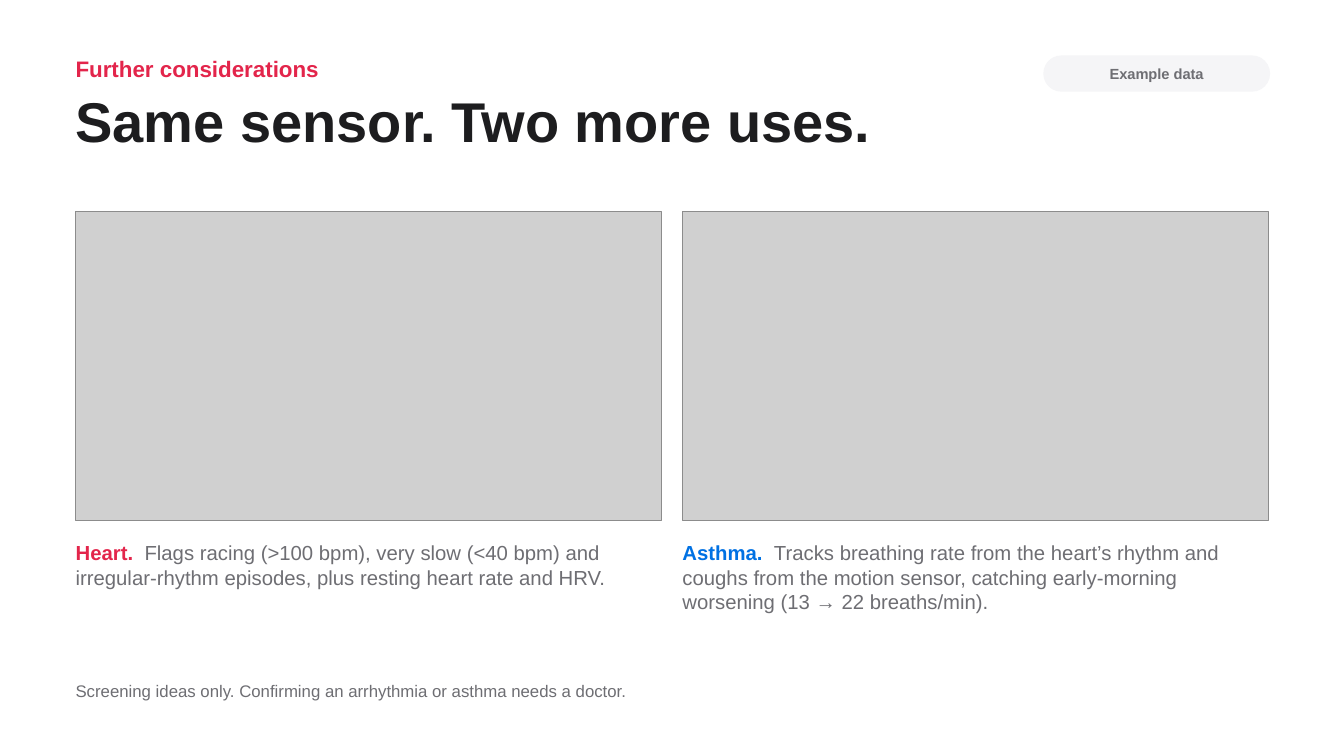
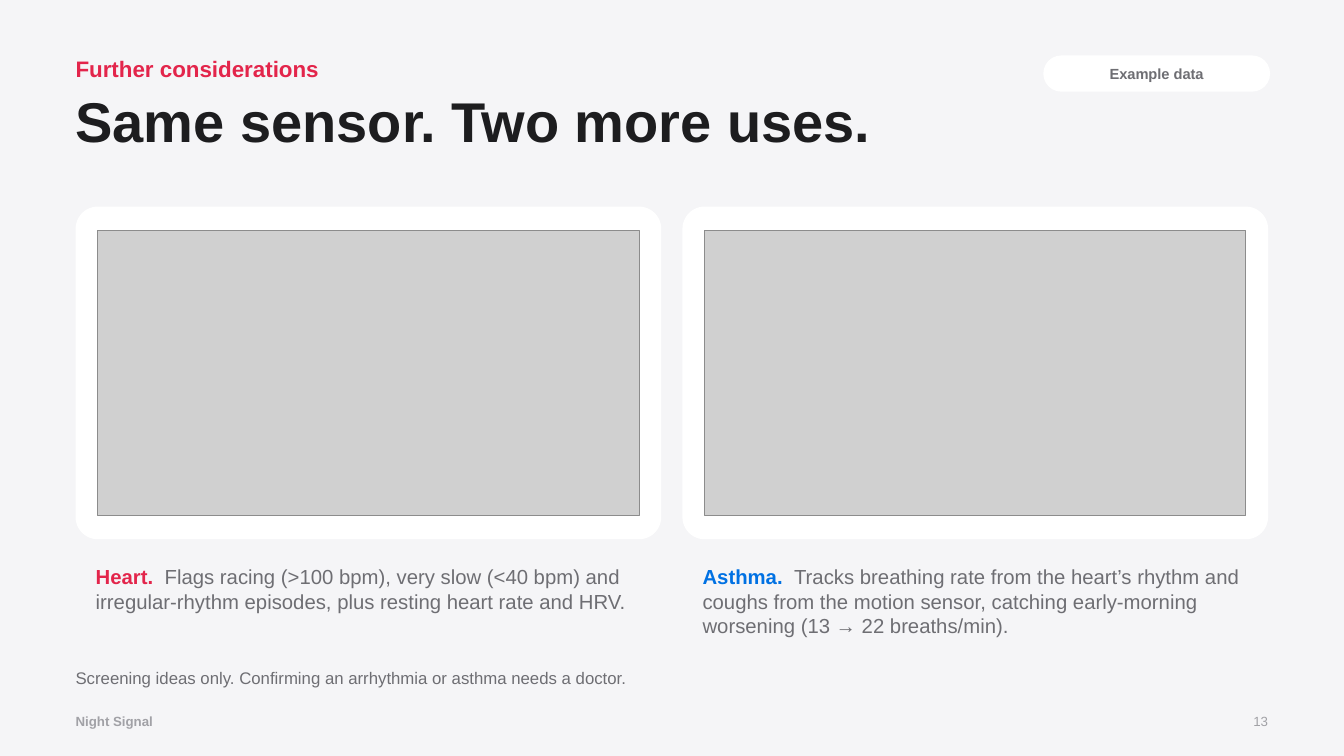
Before and after one commit to gabrielamamanestudent-wq/teetomivV2, a slide deck: slide 13 of science-fair/night-signal/Night_Signal_Presentation.pptx. Drawn at 1344x756 pixels with LibreOffice and Linux fonts; fonts in the diff are those of the drawing; grey boxes stand for pictures. Boxes give left, top, right and bottom in pixels: in the first picture for what was removed or moved away, otherwise in the second. Text is boxed around its words. In the diff, an @@ line names an element or a change of style, - is before the commit and + after.

```diff
--- a/science-fair/night-signal/Night_Signal_Presentation.pptx
+++ b/science-fair/night-signal/Night_Signal_Presentation.pptx
@@ background #FFFFFF to #F5F5F7 @@
@@ rounded rectangle added at (x1=76, y1=207, x2=661, y2=539), fill #FFFFFF @@
@@ rounded rectangle added at (x1=683, y1=207, x2=1268, y2=539), fill #FFFFFF @@
@@ picture resized from (x1=76, y1=212, x2=661, y2=520) to (x1=98, y1=230, x2=639, y2=515) @@
@@ picture resized from (x1=683, y1=212, x2=1268, y2=520) to (x1=705, y1=230, x2=1246, y2=515) @@
@@ text "Heart. Flags racing (>100 bpm), ..." moved from (x1=76, y1=545, x2=605, y2=589) to (x1=96, y1=569, x2=625, y2=613) @@
@@ text "Asthma. Tracks breathing rate from ..." moved from (x1=682, y1=545, x2=1219, y2=613) to (x1=703, y1=569, x2=1239, y2=637) @@
@@ text "Screening ideas only. Confirming an ..." moved from (x1=76, y1=685, x2=626, y2=701) to (x1=76, y1=672, x2=626, y2=688) @@
@@ text added at (x1=76, y1=716, x2=153, y2=729), 9.5 pt, text #A1A1A6, bold @@
+Night Signal
@@ text added at (x1=1253, y1=717, x2=1268, y2=726), 9.5 pt, text #A1A1A6 @@
+13
```
Also in this commit, not shown: 13 other slides changed, 8 other files.
